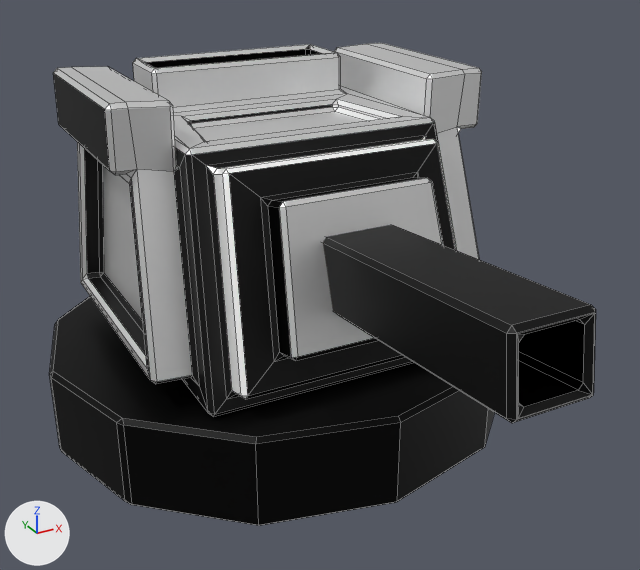
An edit to the FBX model Assets/Resources/Meshes/Weapon3.fbx, drawn before and after from the same camera.
One viewpoint serves both versions: a camera (50 mm lens) standing at (0.906, -4.487, 0.643) and looking at (1.405, -3.579, 0.189). Lighting does not change. The marker at lower left points along +X, +Y and +Z. Mesh edges are drawn as thin lines. Where no turn or scale is listed for an object, it has been applied to the vertices.

Objects in the first picture: 'Weapon3'.
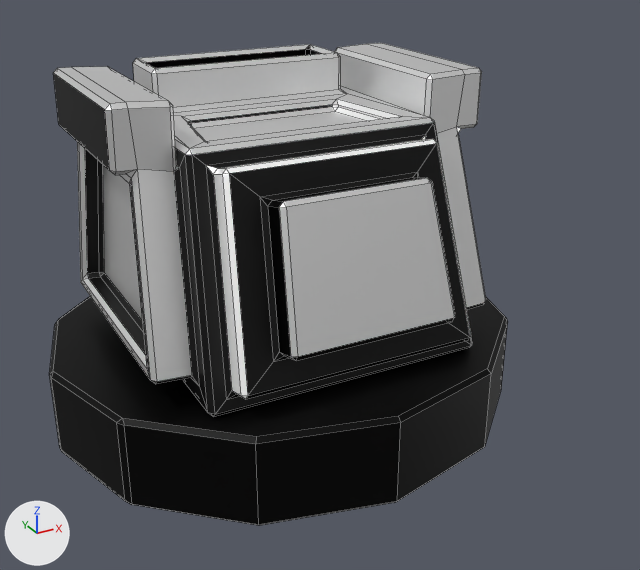
What the commit changed:
me_cube_026 has 440 vertices, 494 faces and spans x -0.331..0.331, y -0.529..0.34, z -0.036..0.438.
me_cube_026 is used by ob_weapon3; location (1.414, -3.483, 0.0).
me_cube_026 part 1: the loose piece of 48 vertices spanning x -0.064..0.037, y -0.529..-0.122, z 0.203..0.323 is deleted.

What differs and where, as boxes [x1, y1, x2, y2] in the pictures (640 x 570 px):
'Weapon3', reshaped (16% narrower): before [49, 43, 596, 526]; after [49, 43, 508, 525]
part 1 of me_cube_026, deleted (black): before [323, 225, 596, 423]
